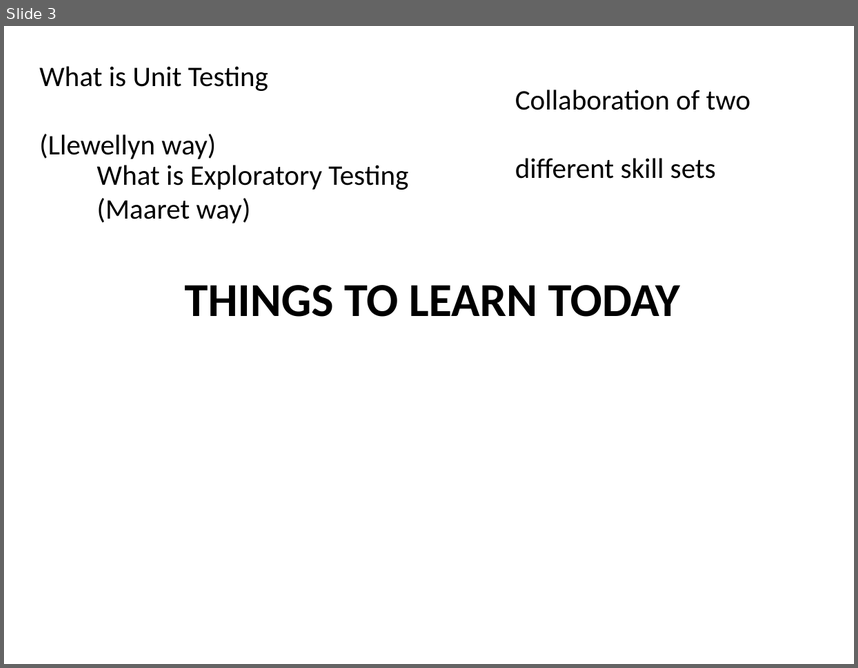
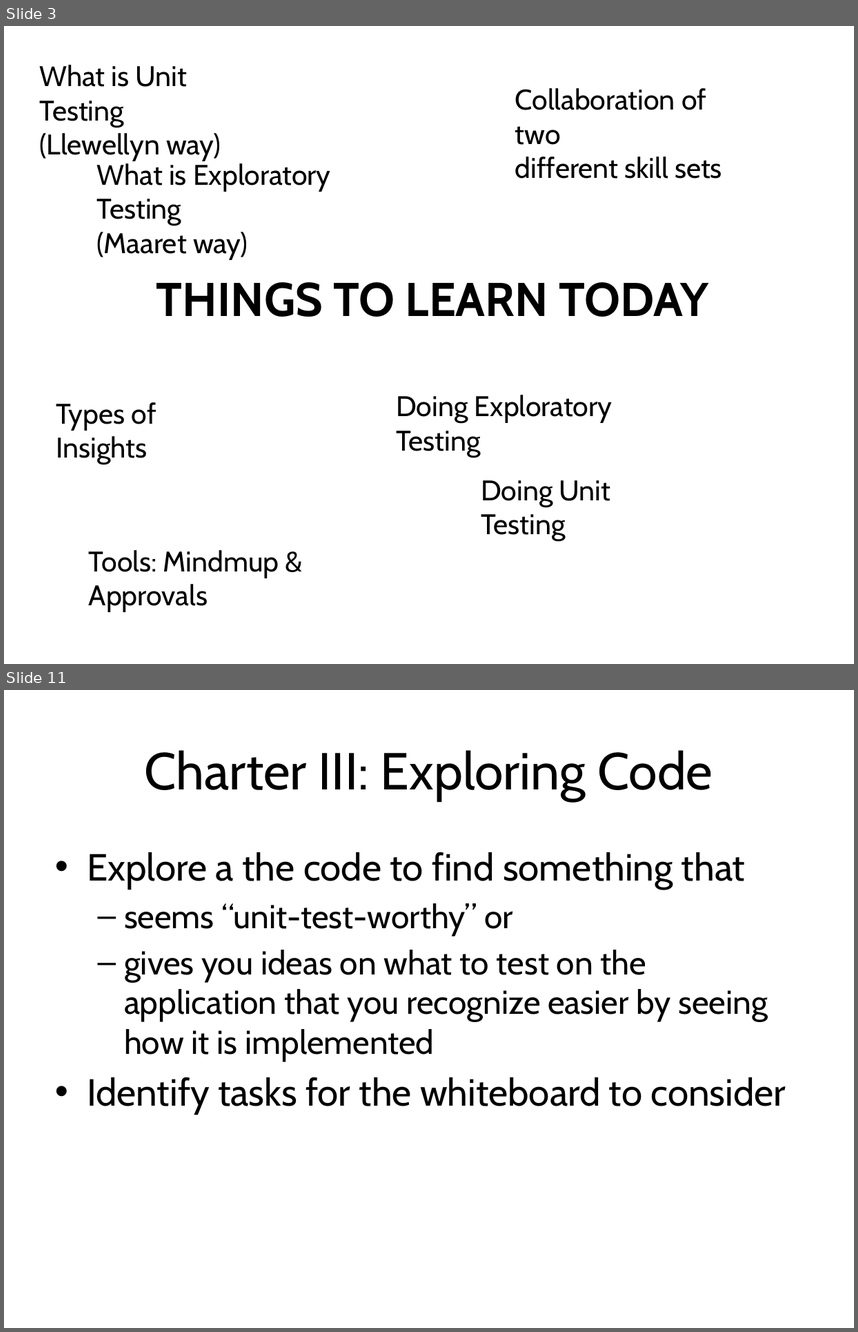
Before and after one commit to isidore/darkFunction-Editor, a slide deck: Courseware/Slides.pptx. Shown one above the other, each under a label of ours: slide 3 before the commit, slides 3 and 11 after it; the slides between them are not shown. The pictures are 858x668 and 858x1332 pixels, drawn with LibreOffice and Linux fonts; fonts in the diff are those of the drawing. Boxes give left, top, right and bottom in pixels: in the first picture for what was removed or moved away, otherwise in the second. Text is boxed around its words. In the diff, an @@ line names an element or a change of style, - is before the commit and + after.

```diff
--- a/Courseware/Slides.pptx
+++ b/Courseware/Slides.pptx
@@ slide 11 added at [4,690,854,1328], background #FFFFFF @@
@@ title added at [145,750,713,800], 44 pt, text #000000 @@
+Charter III: Exploring Code
@@ text added at [87,852,786,1114], 28 pt, text #000000 @@
+• Explore a the code to find something that
+  – seems “unit-test-worthy” or
+  – gives you ideas on what to test on the application that you recognize easier by seeing how it is implemented
+• Identify tasks for the whiteboard to consider
@@ slide 3 changed as well @@
@@ font Calibri to Cabin in 4 elements at [156,282,708,316], [39,65,221,161], [97,163,331,260], [515,88,722,178] @@
@@ text added at [396,394,613,457], 24 pt, text #000000 @@
+Doing Exploratory Testing
@@ text added at [56,402,156,464], 24 pt, text #000000 @@
+Types of Insights
@@ text added at [481,480,611,541], 24 pt, text #000000 @@
+Doing Unit Testing
@@ text added at [89,550,279,612], 24 pt, text #000000 @@
+Tools: Mindmup & Approvals
```
Also in this commit, not shown: 4 other slides changed, 6 other slides added, 2 slides removed.
